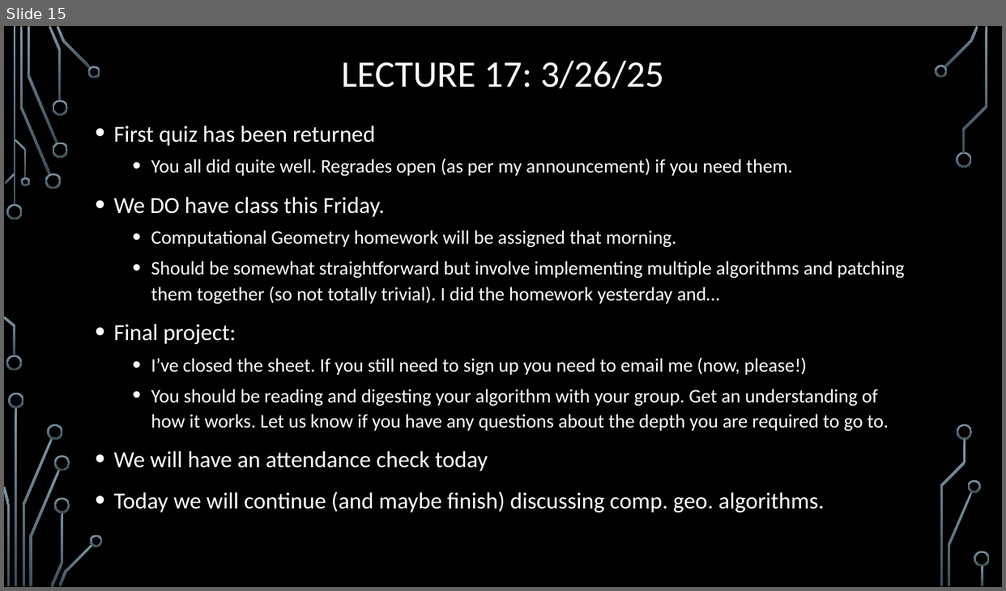
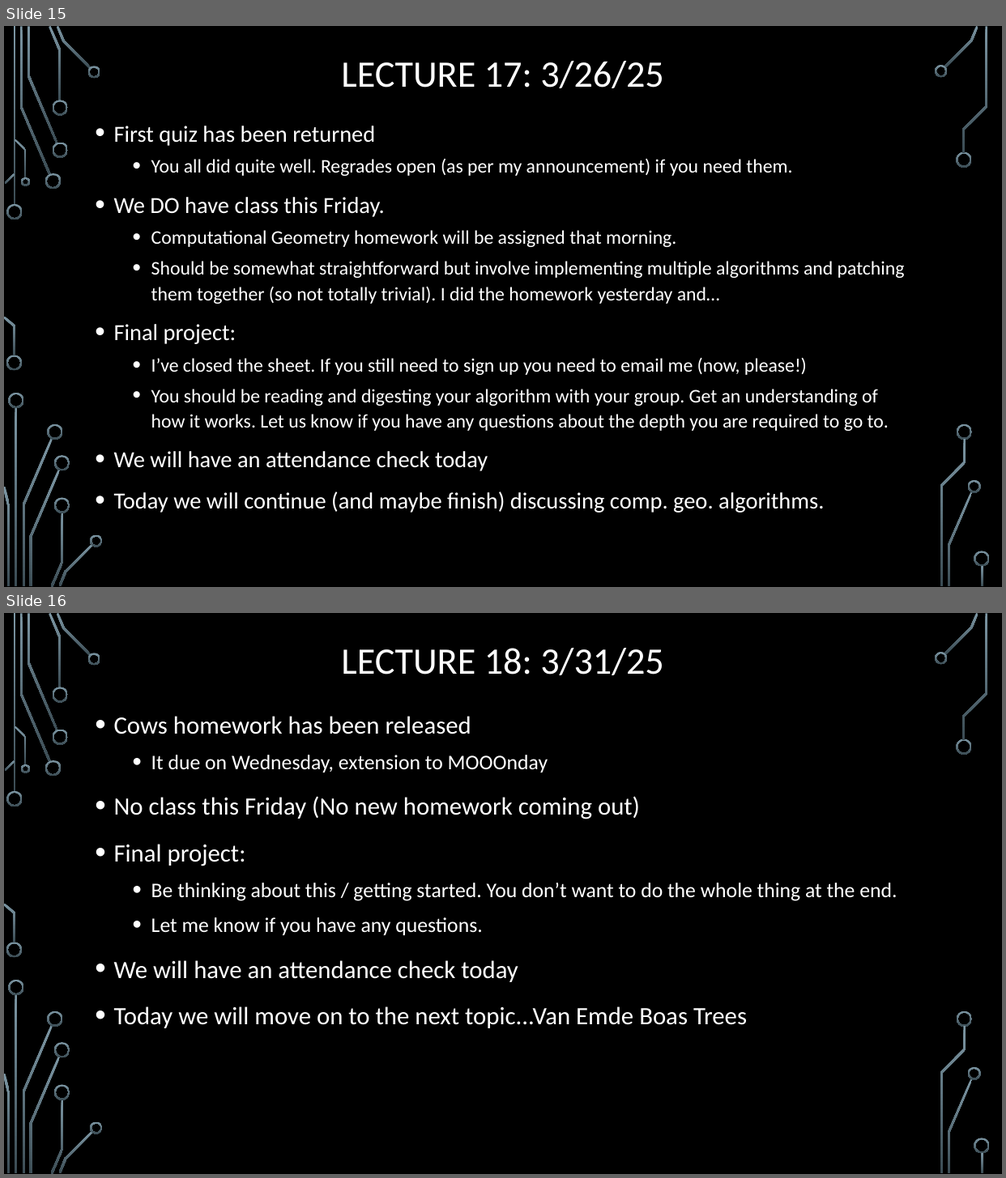
Before and after one commit to janiceeguo/advAlgo, a slide deck: slides/00-DailyAnnouncements.pptx. Shown one above the other, each under a label of ours: slide 15 before the commit, slides 15 and 16 after it. The pictures are 1006x591 and 1006x1178 pixels, drawn with LibreOffice and Linux fonts; fonts in the diff are those of the drawing; background and template pictures are left out. Boxes give left, top, right and bottom in pixels: in the first picture for what was removed or moved away, otherwise in the second. Text is boxed around its words. In the diff, an @@ line names an element or a change of style, - is before the commit and + after.

```diff
--- a/slides/00-DailyAnnouncements.pptx
+++ b/slides/00-DailyAnnouncements.pptx
@@ slide 16 added at (x1=4, y1=613, x2=1002, y2=1174), background picture (left out); not listed: 36 template elements that a slide beside it also shows @@
@@ title added at (x1=341, y1=648, x2=664, y2=675), 36 pt, text #FFFFFF @@
+LECTURE 18: 3/31/25
@@ text added at (x1=114, y1=716, x2=897, y2=1029), 24 pt, text #FFFFFF @@
+• Cows homework has been released
+  • It due on Wednesday, extension to MOOOnday
+• No class this Friday (No new homework coming out)
+• Final project:
+  • Be thinking about this / getting started. You don’t want to do the whole thing at the end.
+  • Let me know if you have any questions.
+• We will have an attendance check today
+• Today we will move on to the next topic...Van Emde Boas Trees
```
Also in this commit, not shown: 1 other slide added, 3 other files.
